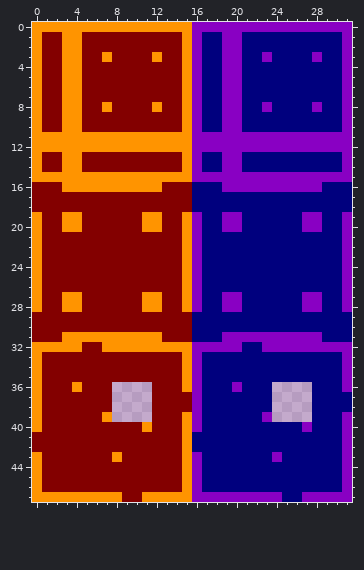
Two versions of one pixel-art sprite, background/tilesets/WIP_Tileset.png. The first picture shows the starting point.
The file is 256x384 pixels, drawn in blocks of 8x8; one block is one cell here.
Now the later version:
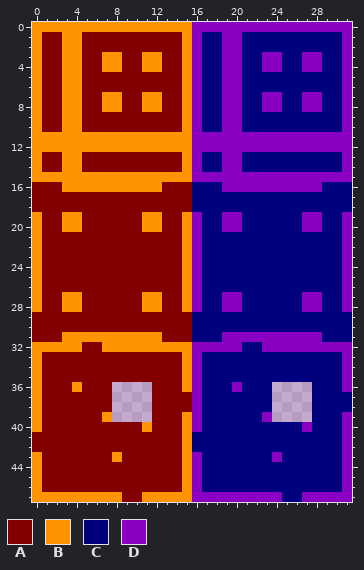
Palette (. is transparent): A #830000  B #ff9400  C #00007e  D #8900c3
The edit:
@@ x 0..31 @@
  2 BAABBAAAAAAAAAABDCCDDCCCCCCCCCCD
- 3 BAABBAABAAAABAABDCCDDCCDCCCCDCCD
- 4 BAABBAAAAAAAAAABDCCDDCCCCCCCCCCD
+ 3 BAABBAABBAABBAABDCCDDCCDDCCDDCCD
+ 4 BAABBAABBAABBAABDCCDDCCDDCCDDCCD
  5 BAABBAAAAAAAAAABDCCDDCCCCCCCCCCD
  6 BAABBAAAAAAAAAABDCCDDCCCCCCCCCCD
- 7 BAABBAAAAAAAAAABDCCDDCCCCCCCCCCD
- 8 BAABBAABAAAABAABDCCDDCCDCCCCDCCD
+ 7 BAABBAABBAABBAABDCCDDCCDDCCDDCCD
+ 8 BAABBAABBAABBAABDCCDDCCDDCCDDCCD
  9 BAABBAAAAAAAAAABDCCDDCCCCCCCCCCD
